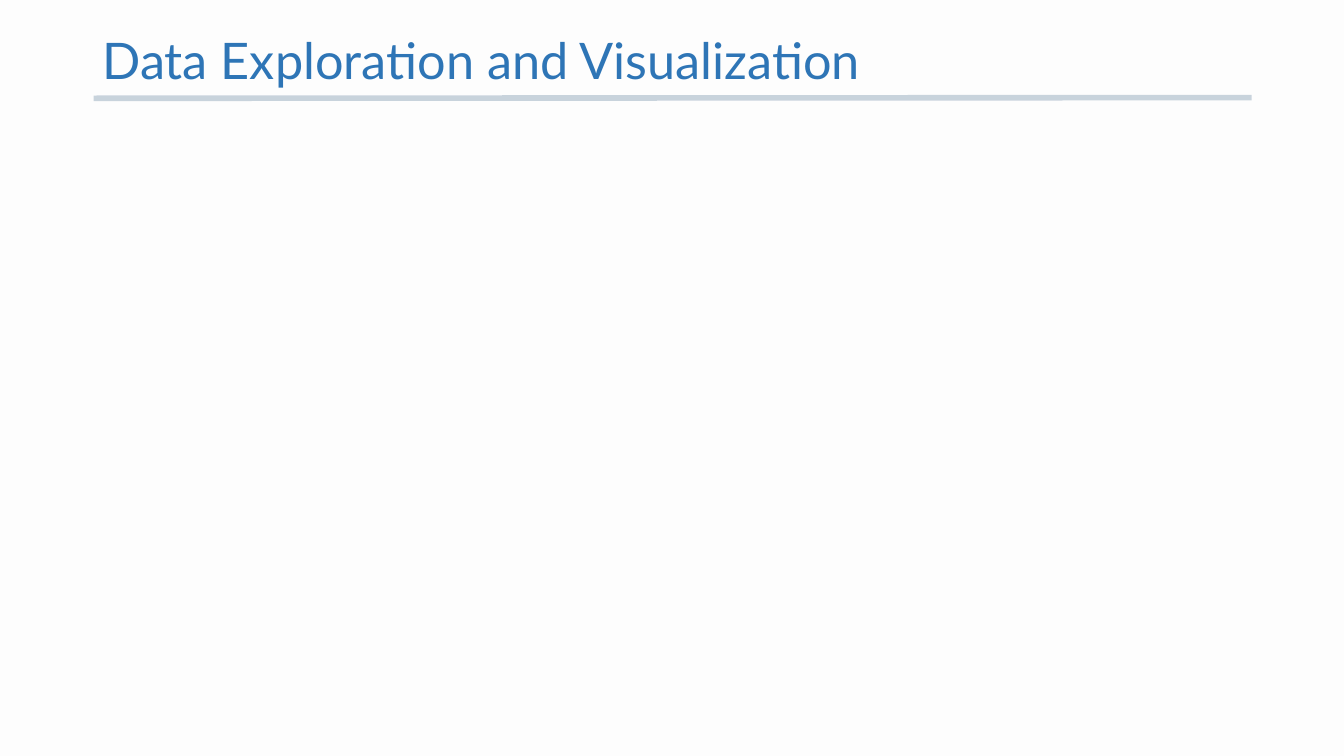
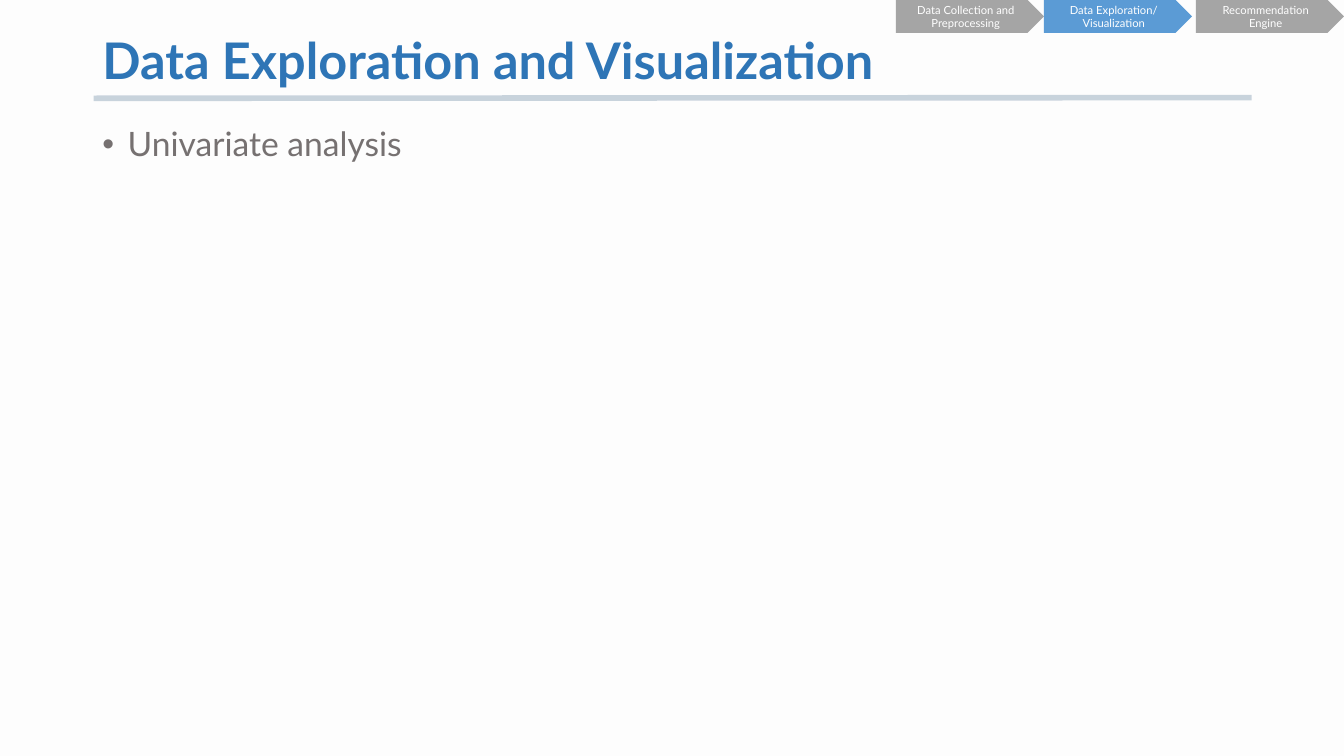
Before and after one commit to K-AlfredIwasaki/job_hunting_made_easy, a slide deck: slide 16 of startup_db_recommendation.pptx. Drawn at 1344x756 pixels with LibreOffice and Linux fonts; fonts in the diff are those of the drawing. Boxes give left, top, right and bottom in pixels: in the first picture for what was removed or moved away, otherwise in the second. Text is boxed around its words. In the diff, an @@ line names an element or a change of style, - is before the commit and + after.

```diff
--- a/startup_db_recommendation.pptx
+++ b/startup_db_recommendation.pptx
@@ title "Data Exploration and Visualization" at <box>102,41,873,88</box>: bold on @@
@@ pentagon arrow added at <box>896,0,1045,33</box>, fill #A5A5A5, 8 pt, text #FFFFFF @@
+Data Collection and Preprocessing
@@ pentagon arrow added at <box>1045,0,1193,33</box>, fill #5B9BD5, 8 pt, text #FFFFFF @@
+Data Exploration/ Visualization
@@ pentagon arrow added at <box>1196,0,1344,33</box>, fill #A5A5A5, 8 pt, text #FFFFFF @@
+Recommendation Engine
@@ text added at <box>128,131,401,162</box>, 24 pt, text #767171 @@
+• Univariate analysis
```
Also in this commit, not shown: 7 other slides changed, 1 slide added, 1 slide removed.
